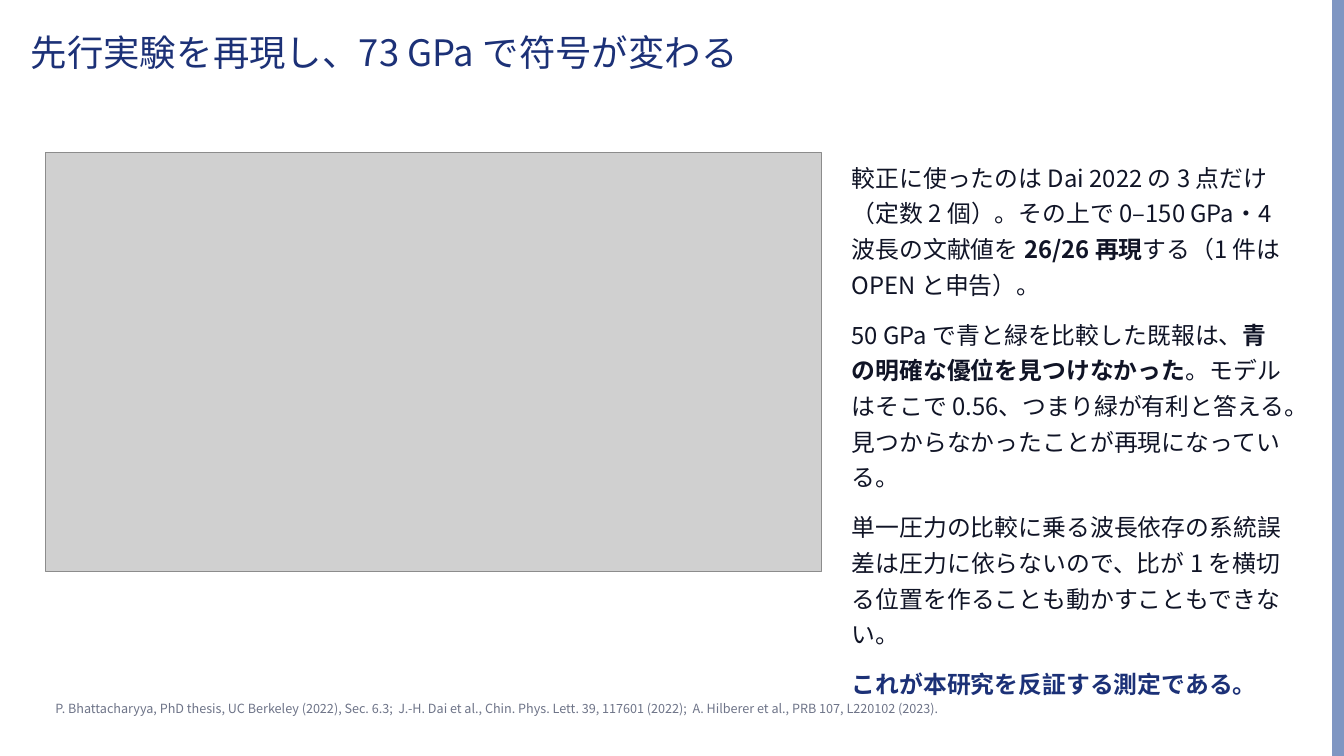
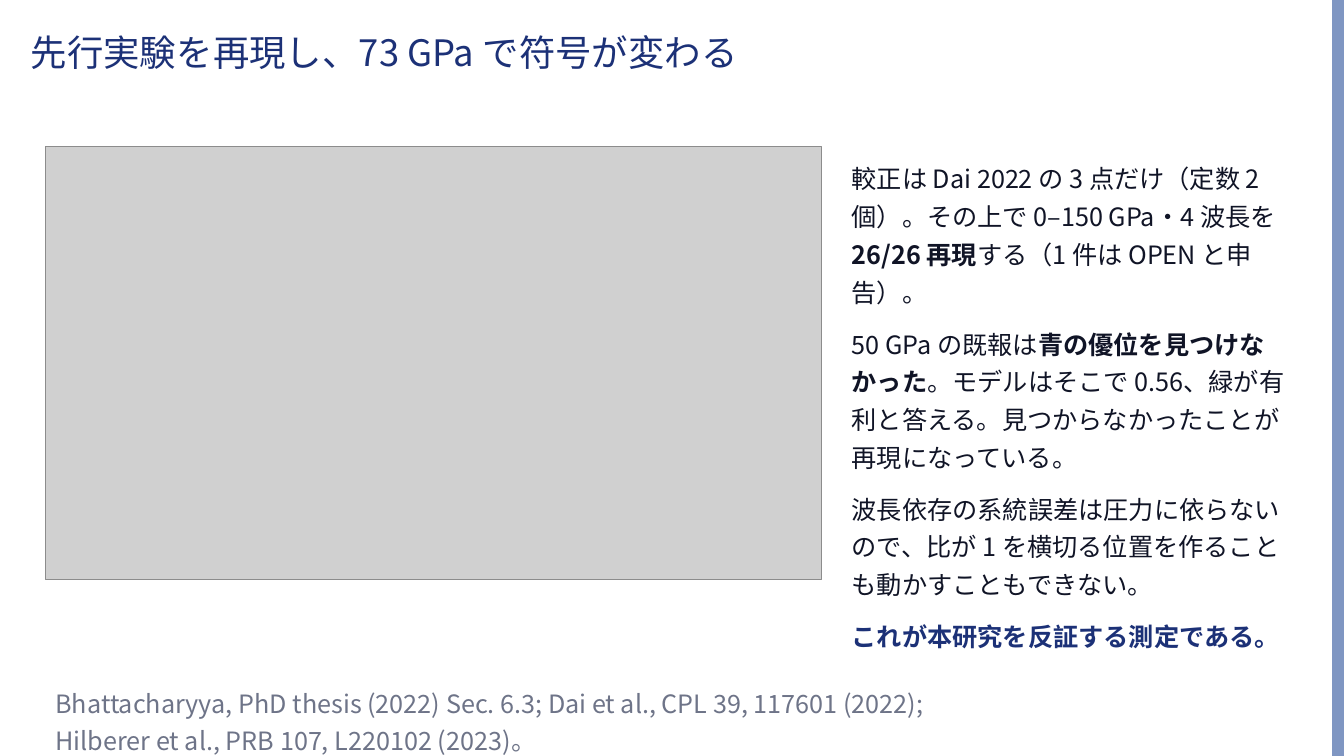
Before and after one commit to Risei412/ultra-high-pressure-ODMR, a slide deck: slide 7 of slides/odmr_473nm_talk.pptx. Drawn at 1344x756 pixels with LibreOffice and Linux fonts; fonts in the diff are those of the drawing; grey boxes stand for pictures; background and template pictures are left out. Boxes give left, top, right and bottom in pixels: in the first picture for what was removed or moved away, otherwise in the second. Text is boxed around its words. In the diff, an @@ line names an element or a change of style, - is before the commit and + after.

```diff
--- a/slides/odmr_473nm_talk.pptx
+++ b/slides/odmr_473nm_talk.pptx
@@ picture resized from (x1=45, y1=152, x2=822, y2=572) to (x1=45, y1=146, x2=822, y2=580) @@
@@ text at (x1=852, y1=166, x2=1285, y2=596): text changed; size 17 to 18 pt @@
-較正に使ったのは Dai 2022 の 3 点だけ（定数 2 個）。その上で 0–150 GPa・4 波長の文献値を 26/26 再現する（1 件は OPEN と申告）。
-50 GPa で青と緑を比較した既報は、青の明確な優位を見つけなかった。モデルはそこで 0.56、つまり緑が有利と答える。見つからなかったことが再現になっている。
-単一圧力の比較に乗る波長依存の系統誤差は圧力に依らないので、比が 1 を横切る位置を作ることも動かすこともできない。
+較正は Dai 2022 の 3 点だけ（定数 2 個）。その上で 0–150 GPa・4 波長を 26/26 再現する（1 件は OPEN と申告）。
+50 GPa の既報は青の優位を見つけなかった。モデルはそこで 0.56、緑が有利と答える。見つからなかったことが再現になっている。
+波長依存の系統誤差は圧力に依らないので、比が 1 を横切る位置を作ることも動かすこともできない。
@@ text at (x1=852, y1=624, x2=1280, y2=649): size 17 to 18 pt in "これが本研究を反証する測定である。" @@
@@ text at (x1=55, y1=692, x2=923, y2=755): text changed; size 9 to 18 pt @@
-P. Bhattacharyya, PhD thesis, UC Berkeley (2022), Sec. 6.3; J.-H. Dai et al., Chin. Phys. Lett. 39, 117601 (2022); A. Hilberer et al., PRB 107, L220102 (2023).
+Bhattacharyya, PhD thesis (2022) Sec. 6.3; Dai et al., CPL 39, 117601 (2022); Hilberer et al., PRB 107, L220102 (2023)。
```
Also in this commit, not shown: 8 other slides changed, 8 other files.
